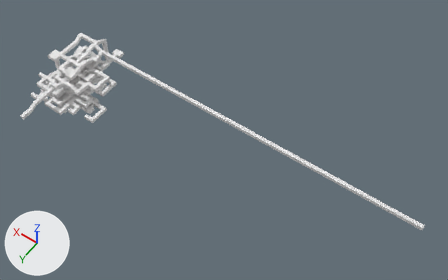
Renders of the Blender file Assets/Art/Models/UnityTunnelsMap Final.blend from each side of a commit.
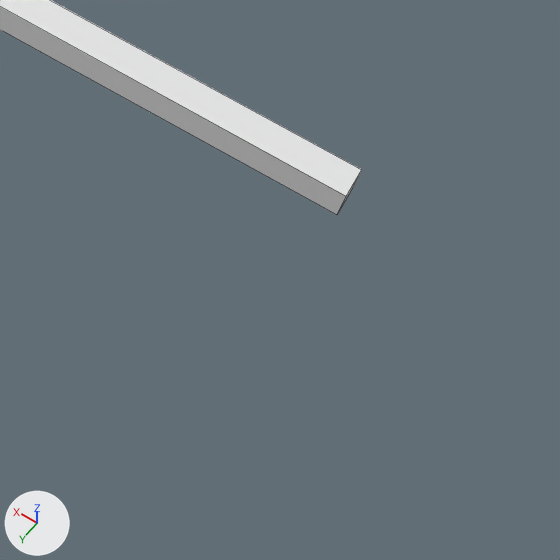
Each version appears first whole from a 50 mm lens placed at (-107.7, 86.9, 136.2), pointed at (-49.3, 5.2, 7.7), and next in a close-up on the part from 85% to 100% of the width and 73% to 97% of the height. The axes (+X, +Y, +Z) are drawn at lower left. The lights are the same throughout. The close-ups show mesh edges as thin lines.

The first close-up shows 'Tunnels'.
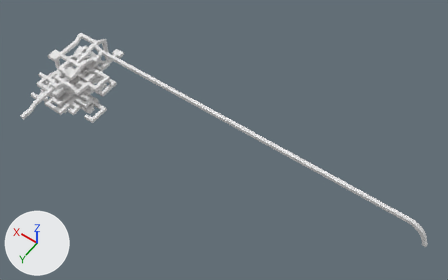
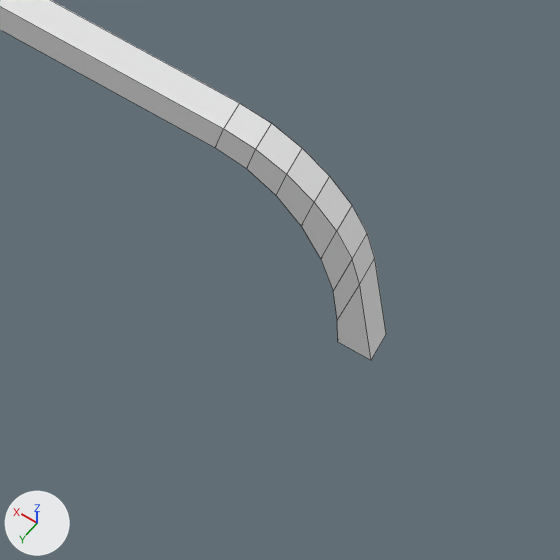
The edits, one by one:
me_plane is used by ob_tunnels; location (0.0, 0.0, 0.0).
me_plane had 2098 vertices, 1459 faces and spanned x -103.0..12.0, y -9.0..30.0, z 0.0..11.0.
me_plane now has 2126 vertices, 1486 faces and spans x -105.5..12.0, y -9.0..30.0, z 0.0..11.0.
Part 1, on me_plane:
5 faces are deleted.
4 vertices move from x -103.0, y 0.0..1.0, z 9.0..10.0 to x -105.5..-104.5, y 0.0..1.0, z 3.5.
16 vertices are added at x -104.3..-99.4, y 0.0..1.0, z 4.4..10.0.
12 new vertices lie (0.0, 1.0, 0.0) away from vertices in x -104.3..-100.4, y 0.0, z 4.4..9.9.
24 new faces join them, mat_walls (its picture is missing).
8 new faces join them, mat_floor (its picture is missing).

Boxes (x1, y1, x2, y2) around the edits, measured in the close-ups (560 x 560 px):
'Tunnels', reshaped: before (0, 0, 362, 214); after (0, 0, 386, 360)
